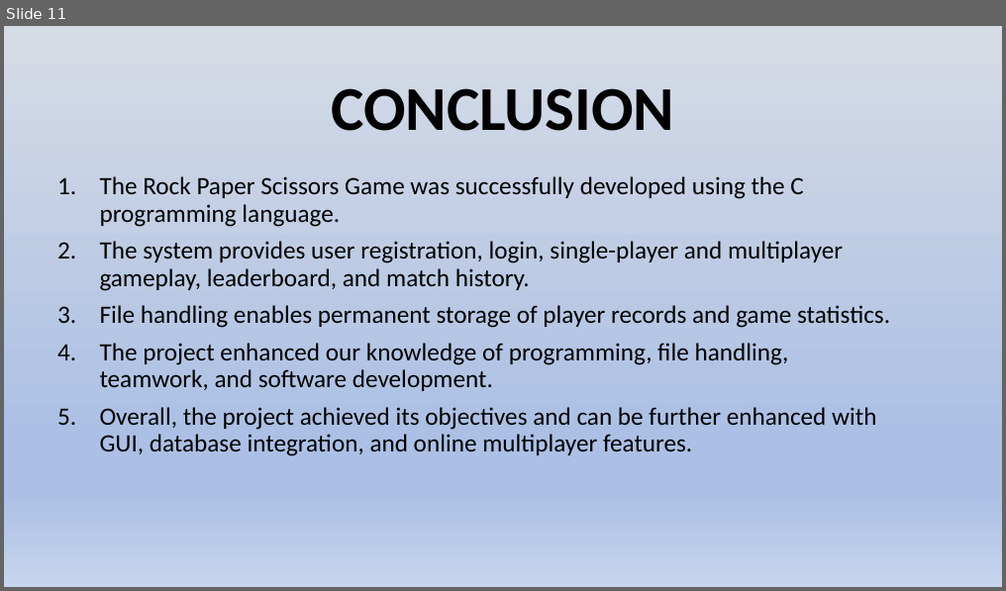
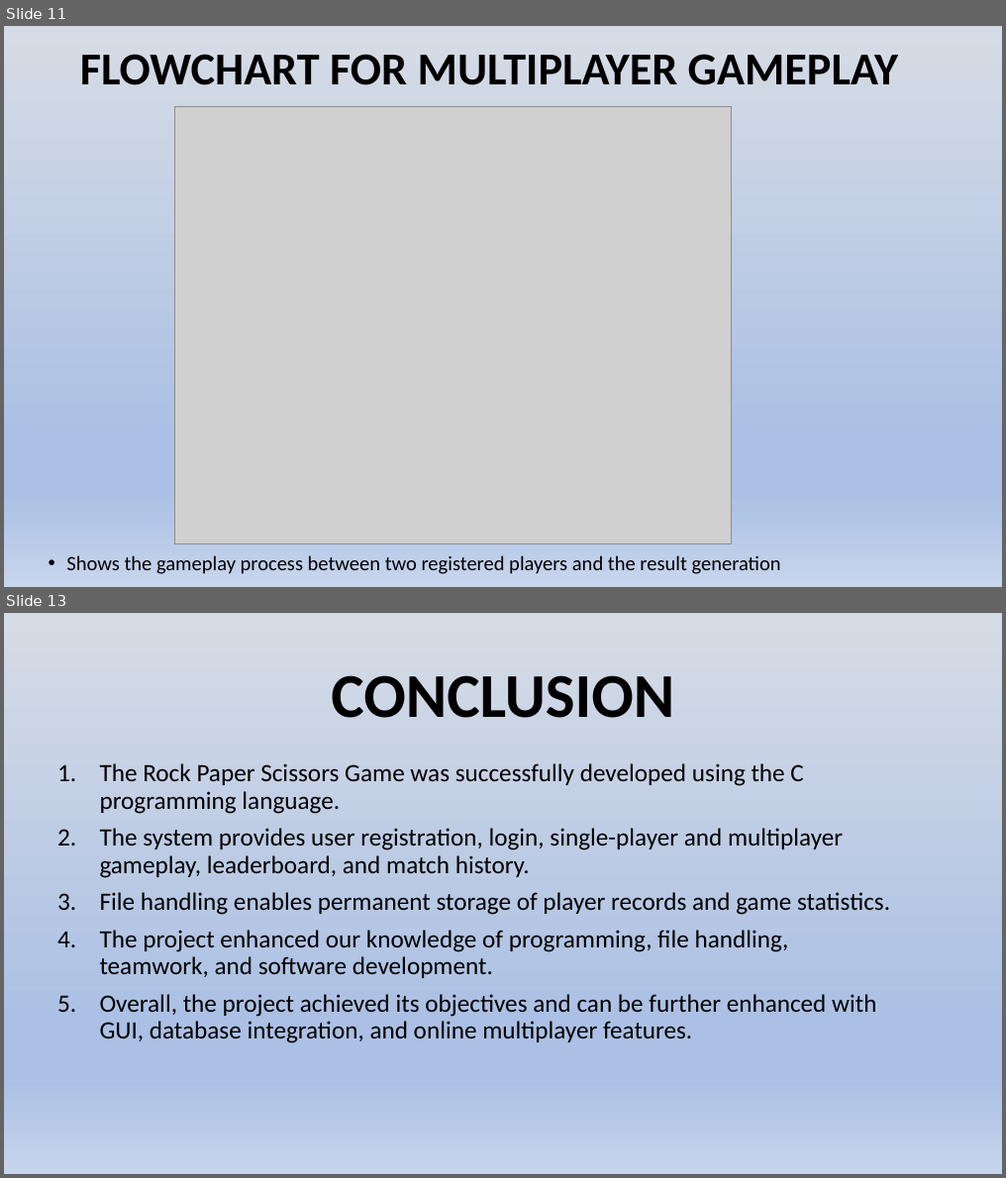
Before and after one commit to Bachelor-Of-Computer-Application/project-sd, a slide deck: 2nd sem final presentation.pptx. Shown one above the other, each under a label of ours: slide 11 before the commit, slides 11 and 13 after it; the slides between them are not shown. The pictures are 1006x591 and 1006x1178 pixels, drawn with LibreOffice and Linux fonts; fonts in the diff are those of the drawing; grey boxes stand for pictures. Boxes give left, top, right and bottom in pixels: in the first picture for what was removed or moved away, otherwise in the second. Text is boxed around its words. In the diff, an @@ line names an element or a change of style, - is before the commit and + after.

Commit message:
presentation flowcharts

```diff
--- a/2nd sem final presentation.pptx
+++ b/2nd sem final presentation.pptx
@@ slide 11 added at (4, 26, 1002, 587), background gradient #D6DCE5 to #ABC0E4 to #C7D5ED @@
@@ title added at (80, 54, 898, 85), 44 pt, text #000000, bold @@
+FLOWCHART FOR MULTIPLAYER GAMEPLAY
@@ picture added at (174, 107, 732, 545) @@
@@ text added at (66, 556, 781, 574), 19.6 pt, text #000000 @@
+• Shows the gameplay process between two registered players and the result generation
@@ what was slide 11 is now slide 13 @@
```
Also in this commit, not shown: 1 slide changed, 1 other slide added.
